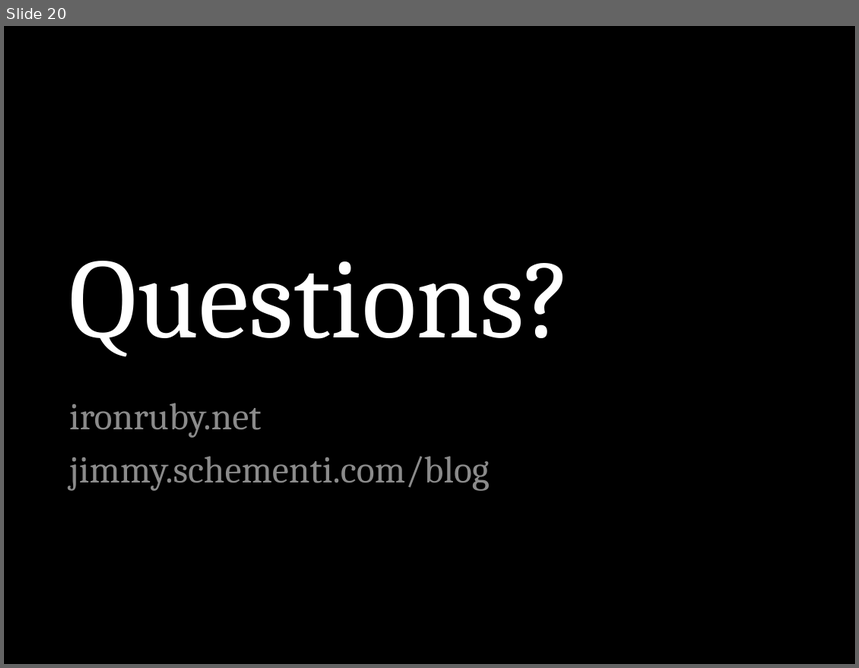
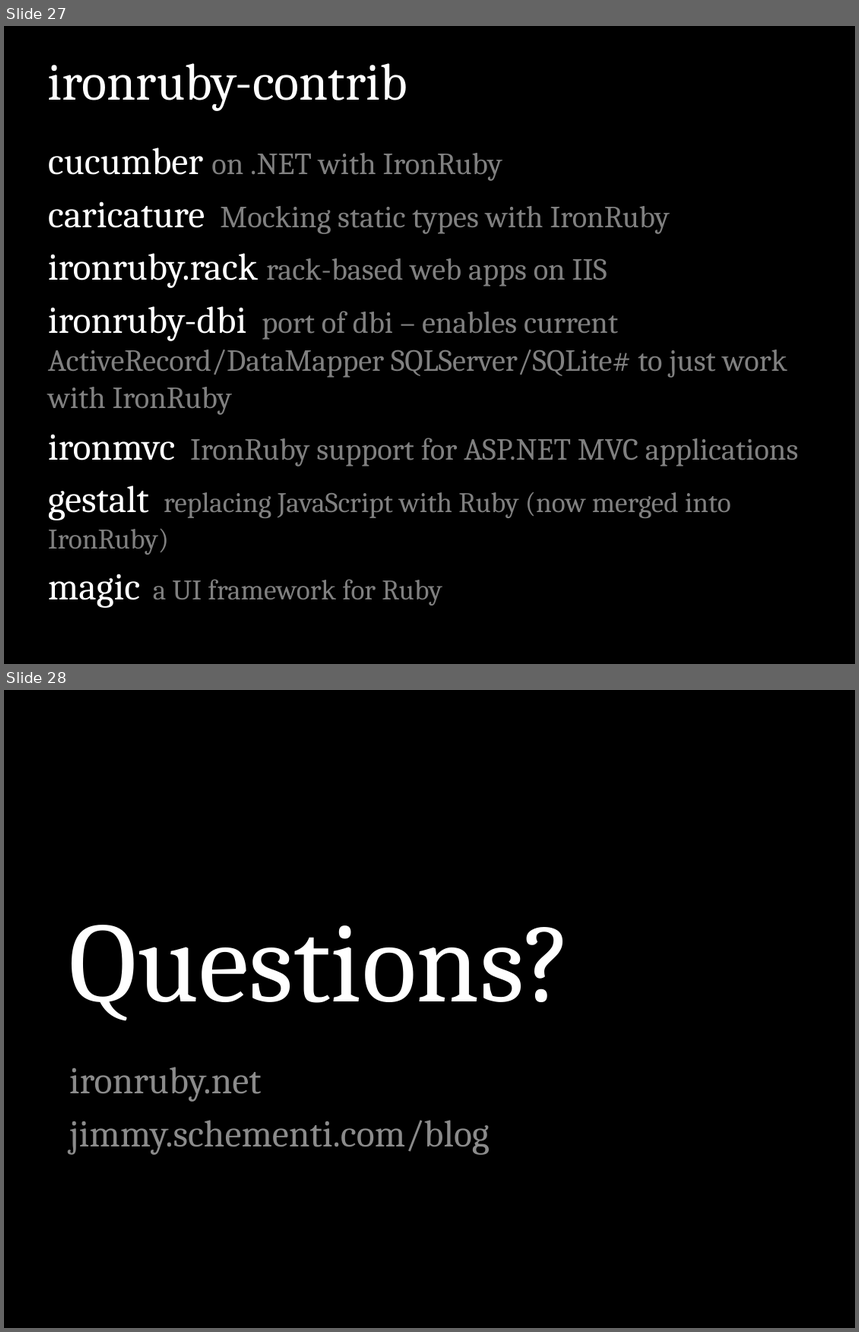
Before and after one commit to jschementi/rubyconf2009, a slide deck: jimmysch-ironruby.pptx. Shown one above the other, each under a label of ours: slide 20 before the commit, slides 27 and 28 after it. The pictures are 859x668 and 859x1332 pixels, drawn with LibreOffice and Linux fonts; fonts in the diff are those of the drawing. Boxes give left, top, right and bottom in pixels: in the first picture for what was removed or moved away, otherwise in the second. Text is boxed around its words. In the diff, an @@ line names an element or a change of style, - is before the commit and + after.

Commit message:
Add ruby-processing demo, and clean up gestalt getting-started

```diff
--- a/jimmysch-ironruby.pptx
+++ b/jimmysch-ironruby.pptx
@@ slide 27 added at <box>4,26,855,664</box>, background #000000 @@
@@ title added at <box>48,63,408,111</box>, 44 pt, text #FFFFFF @@
+ironruby-contrib
@@ text added at <box>48,148,798,608</box>, 26 pt, text #808080 @@
+cucumber on .NET with IronRuby
+caricature Mocking static types with IronRuby
+ironruby.rack rack-based web apps on IIS
+ironruby-dbi port of dbi – enables current ActiveRecord/DataMapper SQLServer/SQLite# to just work with IronRuby
+ironmvc IronRuby support for ASP.NET MVC applications
+gestalt replacing JavaScript with Ruby (now merged into IronRuby)
+magic a UI framework for Ruby
@@ what was slide 20 is now slide 28 @@
```
Also in this commit, not shown: 4 slides changed, 7 other slides added, 9 other files.
